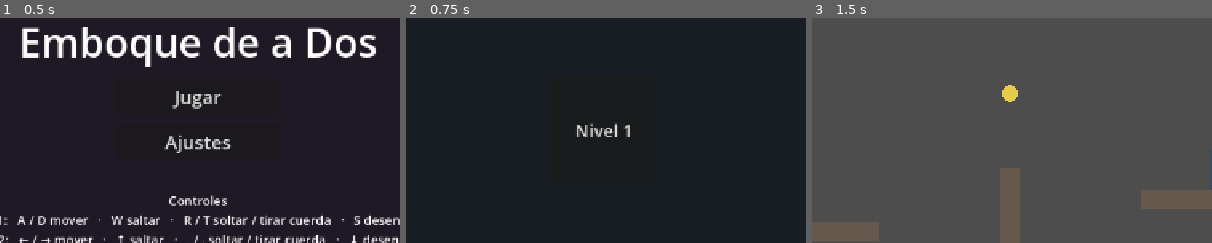
Above: before the commit, frames 1-3 (left to right).
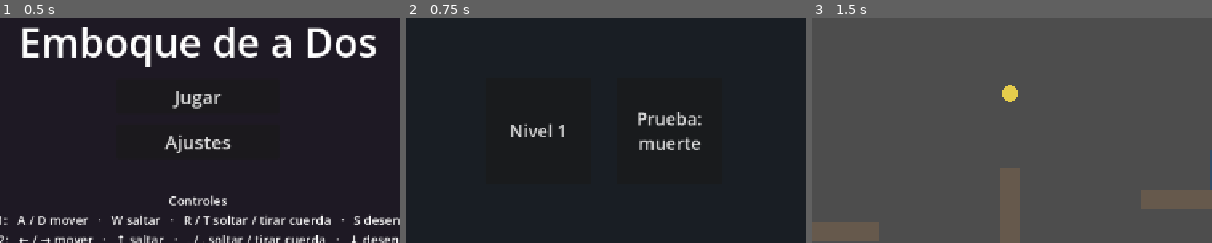
Above: after the commit, the same moments.

Repository: vittocher/emboque-de-a-dos
Game: Godot game, scene res://scenes/ui/main_menu.tscn
Two runs of this game, one before a commit and one after it. Both use one fixed random seed, a clock stepped at 60 frames per second and the inputs below.
Inputs:
- Up to frame 1 (0.5 s): no input
- Up to frame 2 (0.75 s): click "Jugar" at 0.5 s
- Up to frame 3 (1.5 s): click "Nivel 1" at 1.25 s
The pictures show only the part of the screen within x 25-75%, y 25-75%; the shares and areas given below are measured in that part.

Frame 1 is identical in both runs. In frame 2, 1.8% of the frame differs, in the area x 26-74%, y 41-59%; in frame 3, nothing differs.

Commit message:
Add death zones and test level for player and emboque mechanics

Diff:
--- /dev/null
+++ b/scenes/both_death_zone.tscn
@@ -0,0 +1,31 @@
+[gd_scene load_steps=4 format=3]
+
+[ext_resource type="Script" path="res://scripts/player_death_zone.gd" id="1_pdz"]
+[ext_resource type="Script" path="res://scripts/emboque_death_zone.gd" id="2_edz"]
+
+[sub_resource type="RectangleShape2D" id="Rect_zone"]
+size = Vector2(100, 30)
+
+[node name="BothDeathZone" type="Node2D"]
+
+[node name="Visual" type="Polygon2D" parent="."]
+color = Color(0.9, 0.5, 0.1, 1)
+polygon = PackedVector2Array(-50, -15, 50, -15, 50, 15, -50, 15)
+
+[node name="PlayerKill" type="Area2D" parent="."]
+collision_layer = 0
+collision_mask = 2
+monitorable = false
+script = ExtResource("1_pdz")
+
+[node name="CollisionShape2D" type="CollisionShape2D" parent="PlayerKill"]
+shape = SubResource("Rect_zone")
+
+[node name="EmboqueKill" type="Area2D" parent="."]
+collision_layer = 0
+collision_mask = 12
+monitorable = false
+script = ExtResource("2_edz")
+
+[node name="CollisionShape2D" type="CollisionShape2D" parent="EmboqueKill"]
+shape = SubResource("Rect_zone")
--- /dev/null
+++ b/scenes/emboque_death_zone.tscn
@@ -0,0 +1,19 @@
+[gd_scene load_steps=3 format=3]
+
+[ext_resource type="Script" path="res://scripts/emboque_death_zone.gd" id="1_edz"]
+
+[sub_resource type="RectangleShape2D" id="Rect_zone"]
+size = Vector2(100, 30)
+
+[node name="EmboqueDeathZone" type="Area2D"]
+collision_layer = 0
+collision_mask = 12
+monitorable = false
+script = ExtResource("1_edz")
+
+[node name="CollisionShape2D" type="CollisionShape2D" parent="."]
+shape = SubResource("Rect_zone")
+
+[node name="Visual" type="Polygon2D" parent="."]
+color = Color(0.55, 0.2, 0.75, 1)
+polygon = PackedVector2Array(-50, -15, 50, -15, 50, 15, -50, 15)
--- /dev/null
+++ b/scenes/player_death_zone.tscn
@@ -0,0 +1,19 @@
+[gd_scene load_steps=3 format=3]
+
+[ext_resource type="Script" path="res://scripts/player_death_zone.gd" id="1_pdz"]
+
+[sub_resource type="RectangleShape2D" id="Rect_zone"]
+size = Vector2(100, 30)
+
+[node name="PlayerDeathZone" type="Area2D"]
+collision_layer = 0
+collision_mask = 2
+monitorable = false
+script = ExtResource("1_pdz")
+
+[node name="CollisionShape2D" type="CollisionShape2D" parent="."]
+shape = SubResource("Rect_zone")
+
+[node name="Visual" type="Polygon2D" parent="."]
+color = Color(0.85, 0.15, 0.15, 1)
+polygon = PackedVector2Array(-50, -15, 50, -15, 50, 15, -50, 15)
--- /dev/null
+++ b/scenes/test_death.tscn
@@ -0,0 +1,57 @@
+[gd_scene load_steps=10 format=3]
+
+[ext_resource type="PackedScene" path="res://scenes/player.tscn" id="1_player"]
+[ext_resource type="PackedScene" path="res://scenes/emboque.tscn" id="2_emboque"]
+[ext_resource type="PackedScene" path="res://scenes/campana.tscn" id="3_campana"]
+[ext_resource type="PackedScene" path="res://scenes/palito.tscn" id="4_palito"]
+[ext_resource type="PackedScene" path="res://scenes/player_death_zone.tscn" id="5_pdz"]
+[ext_resource type="PackedScene" path="res://scenes/emboque_death_zone.tscn" id="6_edz"]
+[ext_resource type="PackedScene" path="res://scenes/both_death_zone.tscn" id="7_bdz"]
+
+[sub_resource type="RectangleShape2D" id="Shape_ground"]
+size = Vector2(1280, 40)
+
+[node name="TestDeath" type="Node2D"]
+
+[node name="Camera2D" type="Camera2D" parent="."]
+position = Vector2(640, 360)
+
+[node name="Ground" type="StaticBody2D" parent="."]
+position = Vector2(640, 700)
+
+[node name="CollisionShape2D" type="CollisionShape2D" parent="Ground"]
+shape = SubResource("Shape_ground")
+
+[node name="Visual" type="Polygon2D" parent="Ground"]
+color = Color(0.25, 0.22, 0.2, 1)
+polygon = PackedVector2Array(-640, -20, 640, -20, 640, 20, -640, 20)
+
+[node name="Player1" parent="." instance=ExtResource("1_player")]
+position = Vector2(400, 460)
+input_prefix = "p1"
+
+[node name="Player2" parent="." instance=ExtResource("1_player")]
+modulate = Color(1, 0.5, 0.4, 1)
+position = Vector2(880, 410)
+input_prefix = "p2"
+
+[node name="Emboque1" parent="." instance=ExtResource("2_emboque")]
+anchor_node = NodePath("../Player1/RopeAnchor")
+input_prefix = "p1"
+end_scene = ExtResource("3_campana")
+end_kind = "campana"
+
+[node name="Emboque2" parent="." instance=ExtResource("2_emboque")]
+anchor_node = NodePath("../Player2/RopeAnchor")
+input_prefix = "p2"
+end_scene = ExtResource("4_palito")
+end_kind = "palito"
+
+[node name="PlayerDeathZone" parent="." instance=ExtResource("5_pdz")]
+position = Vector2(150, 665)
+
+[node name="EmboqueDeathZone" parent="." instance=ExtResource("6_edz")]
+position = Vector2(1130, 665)
+
+[node name="BothDeathZone" parent="." instance=ExtResource("7_bdz")]
+position = Vector2(640, 665)
--- a/scenes/ui/level_selector.tscn
+++ b/scenes/ui/level_selector.tscn
@@ -56,3 +56,10 @@
 custom_minimum_size = Vector2(170, 170)
 text = "Nivel 1"
 theme_override_font_sizes/font_size = 28
+
+[node name="TestDeathButton" type="Button" parent="Center/LevelsRow"]
+layout_mode = 2
+custom_minimum_size = Vector2(170, 170)
+text = "Prueba:
+muerte"
+theme_override_font_sizes/font_size = 28
--- /dev/null
+++ b/scripts/emboque_death_zone.gd
@@ -0,0 +1,26 @@
+extends Area2D
+class_name EmboqueDeathZone
+
+## Zona de muerte para el EMBOQUE: cuando un extremo (palito o campana) la toca,
+## reinicia el nivel. Script separado del de jugador para poder darles mecánicas
+## distintas en el futuro.
+
+## Se emite justo antes de recargar (útil para tests y para futuros efectos).
+signal triggered(body: Node)
+
+## Si es false, solo emite la señal y NO recarga (para tests). En juego: true.
+@export var reload_on_death: bool = true
+
+var _fired: bool = false
+
+func _ready() -> void:
+	collision_mask = 12  # capas 3+4 = campana (4) + palito (8)
+	body_entered.connect(_on_body_entered)
+
+func _on_body_entered(body: Node) -> void:
+	if _fired:
+		return
+	_fired = true
+	triggered.emit(body)
+	if reload_on_death:
+		get_tree().reload_current_scene()
--- /dev/null
+++ b/scripts/player_death_zone.gd
@@ -0,0 +1,26 @@
+extends Area2D
+class_name PlayerDeathZone
+
+## Zona de muerte para el JUGADOR: cuando un jugador la toca, reinicia el nivel.
+## Es un script separado del de emboque a propósito, para poder darles mecánicas
+## distintas en el futuro (aunque hoy hagan casi lo mismo).
+
+## Se emite justo antes de recargar (útil para tests y para futuros efectos).
+signal triggered(body: Node)
+
+## Si es false, solo emite la señal y NO recarga (para tests). En juego: true.
+@export var reload_on_death: bool = true
+
+var _fired: bool = false
+
+func _ready() -> void:
+	collision_mask = 2  # capa 2 = jugadores
+	body_entered.connect(_on_body_entered)
+
+func _on_body_entered(body: Node) -> void:
+	if _fired:
+		return
+	_fired = true
+	triggered.emit(body)
+	if reload_on_death:
+		get_tree().reload_current_scene()
--- a/scripts/ui/level_selector.gd
+++ b/scripts/ui/level_selector.gd
@@ -1,19 +1,17 @@
 extends Control
 
-## Selector de niveles. Por ahora un solo nivel (el que estamos desarrollando).
-## Más adelante los niveles se mostrarán todos como un grafo conectado; para eso,
-## extender LEVELS y disponer los botones con líneas de conexión.
-
-const LEVELS := [
-	"res://scenes/main.tscn",
-]
+## Selector de niveles. Más adelante los niveles se mostrarán todos como un grafo
+## conectado; para eso, extender los botones/rutas y disponerlos con líneas.
 
 func _ready() -> void:
 	$BackButton.pressed.connect(_on_back_pressed)
-	$Center/LevelsRow/Level1Button.pressed.connect(_on_level_1_pressed)
+	$Center/LevelsRow/Level1Button.pressed.connect(
+		_load_level.bind("res://scenes/main.tscn"))
+	$Center/LevelsRow/TestDeathButton.pressed.connect(
+		_load_level.bind("res://scenes/test_death.tscn"))
 
 func _on_back_pressed() -> void:
 	get_tree().change_scene_to_file("res://scenes/ui/main_menu.tscn")
 
-func _on_level_1_pressed() -> void:
-	get_tree().change_scene_to_file(LEVELS[0])
+func _load_level(path: String) -> void:
+	get_tree().change_scene_to_file(path)
Not shown, added: scripts/emboque_death_zone.gd.uid
Not shown, added: scripts/player_death_zone.gd.uid
Not shown, changed: CLAUDE.md
